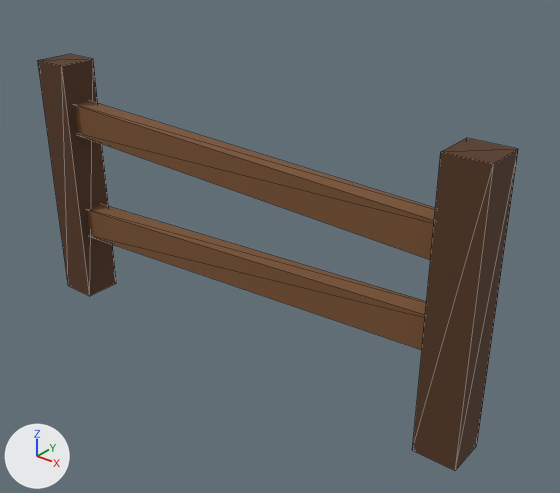
The glTF model assets/models/props/fence.glb, before and after one commit.
The view is the same before and after, from a 50 mm camera at (1.351, -1.49, 1.334) aimed at (0.119, 0.05, 0.379). The lights are fixed; the arrows at lower left show +X, +Y and +Z. The older version comes first. Mesh edges are drawn as thin lines. Vertices at exactly the same position are counted once.

Names of what the first picture shows: 'fence'.
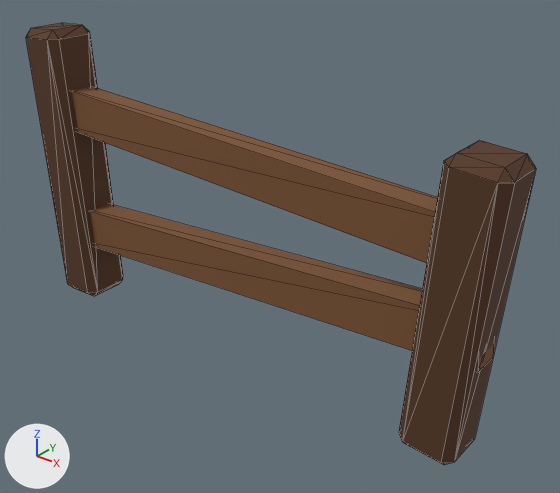
Patch to the scene script:
```diff
--- a/assets/models/props/fence.glb.py
+++ b/assets/models/props/fence.glb.py
@@ me_fence @@
 # used by ob_fence; location = (0.0, 0.0, 0.0)
-me_fence.from_pydata(...)  # 32 vertices, 48 faces; spans x -0.76..0.76, y -0.06..0.06, z 0.0..0.8
+me_fence.from_pydata(...)  # 64 vertices, 112 faces; spans x -0.8..0.81, y -0.08..0.08, z 0.0..0.9
+# me_fence part 1: the loose piece of 8 vertices spanning x -0.75..0.75, y -0.03..0.03, z 0.52..0.68 is scaled about its middle by (1.03, 1.33, 1.35), then moved by (0.0, 0.0, 0.02)
+# me_fence part 2: the loose piece of 8 vertices spanning x -0.75..0.75, y -0.03..0.03, z 0.21..0.39 is scaled about its middle by (1.03, 1.33, 1.33)
+# me_fence part 3: the loose piece of 8 vertices spanning x -0.76..-0.64, y -0.06..0.06, z 0.0..0.8 is rebuilt with 24 vertices and now spans x -0.8..-0.6, y -0.08..0.08, z 0.0..0.9
+# me_fence part 4: the loose piece of 8 vertices spanning x 0.64..0.76, y -0.06..0.06, z 0.0..0.8 is rebuilt with 24 vertices and now spans x 0.59..0.81, y -0.08..0.08, z 0.0..0.8
 me_fence.materials.append(mat_pal_matte)
```

Pixel boxes [x1, y1, x2, y2] of what changed, in the pictures (560 x 493 px; the box of a moved part takes in the faces that stretch with it):
'fence', reshaped (6% wider)
    before: [38, 54, 518, 471]
    after: [26, 23, 536, 465]
part 1 of me_fence, moved or reshaped
    before: [75, 101, 435, 260]
    after: [71, 86, 438, 263]
part 2 of me_fence, moved or reshaped
    before: [87, 204, 426, 350]
    after: [90, 204, 494, 372]
part 3 of me_fence, rebuilt (24% wider, 13% taller)
    before: [38, 54, 116, 296]
    after: [26, 23, 123, 296]
part 4 of me_fence, rebuilt (30% wider)
    before: [413, 138, 518, 471]
    after: [399, 140, 536, 465]
